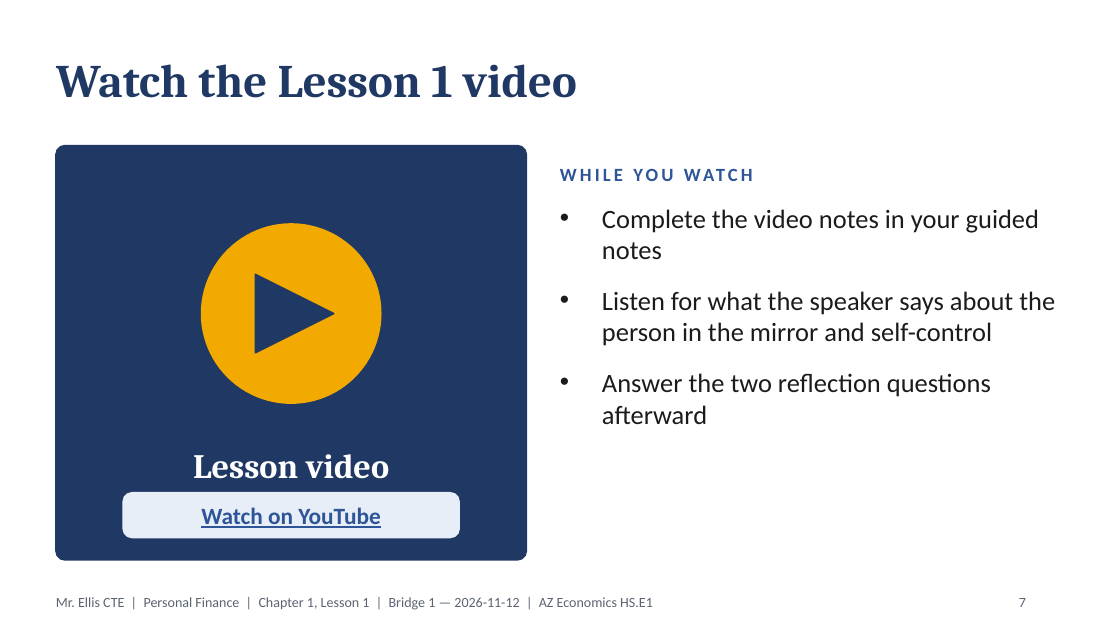
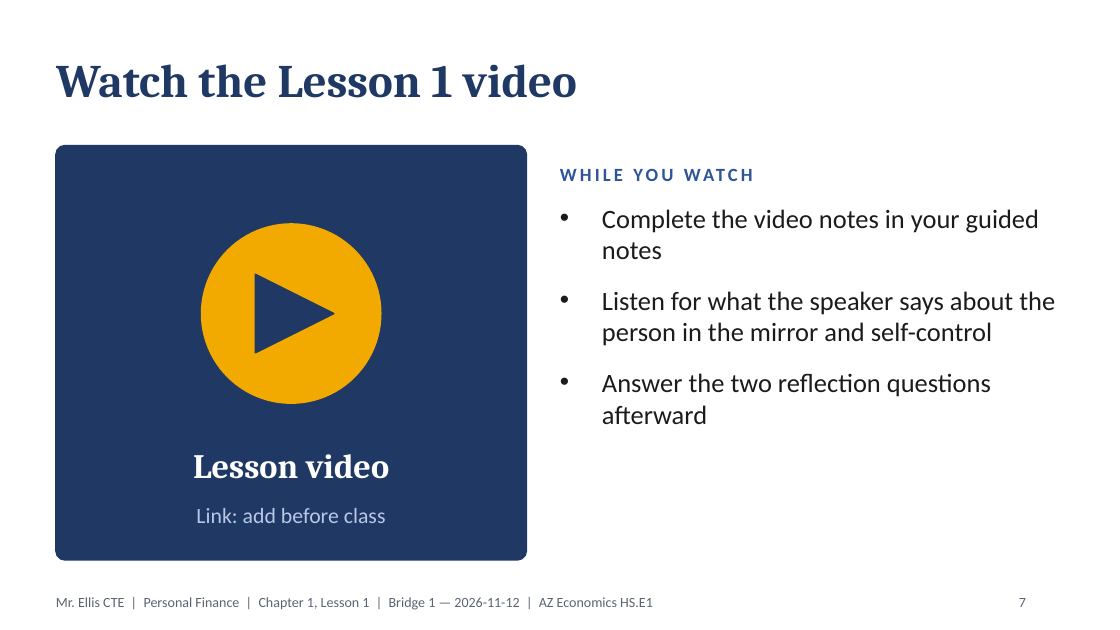
Before and after one commit to highgroundthree-art/electrical-el1-study-guides, a slide deck: slide 7 of financial-comprehension/personal/chapter-01/L1_Personal_Finance_and_You.pptx. Drawn at 1120x630 pixels with LibreOffice and Linux fonts; fonts in the diff are those of the drawing. Boxes give left, top, right and bottom in pixels: in the first picture for what was removed or moved away, otherwise in the second. Text is boxed around its words. In the diff, an @@ line names an element or a change of style, - is before the commit and + after.

```diff
--- a/financial-comprehension/personal/chapter-01/L1_Personal_Finance_and_You.pptx
+++ b/financial-comprehension/personal/chapter-01/L1_Personal_Finance_and_You.pptx
@@ text "Link: add before class": place and size @@
-text "Link: add before class" at [123,493,459,538]
+text "Link: add before class" at [196,508,386,523]
@@ text "Link: add before class" at [196,508,386,523]: fill #E7EEF7 to none; outline #E7EEF7 1 pt to none @@
@@ text at [196,508,386,523]: text added @@
+Link: add before class
@@ text removed at [201,507,380,528] @@
-Watch on YouTube
```
